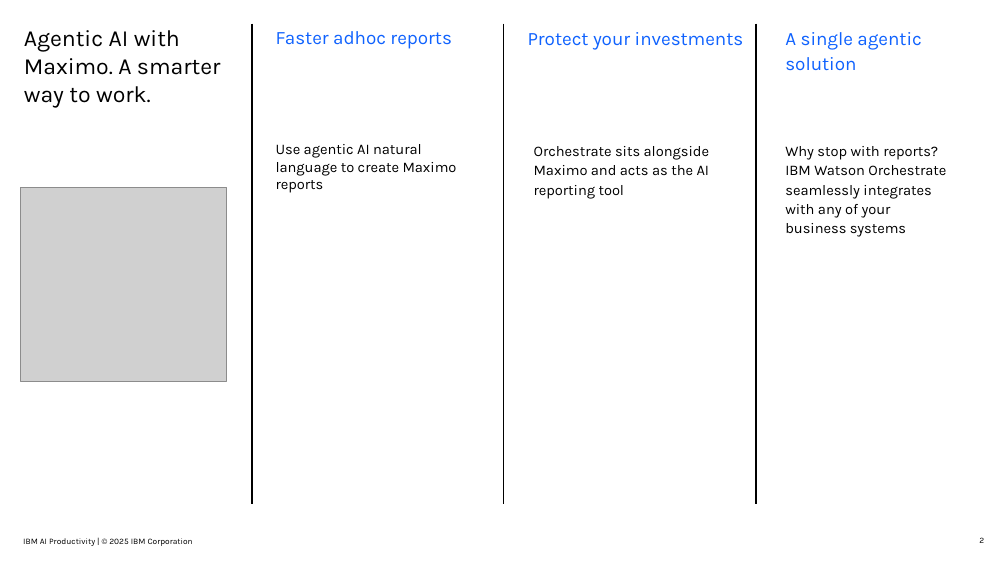
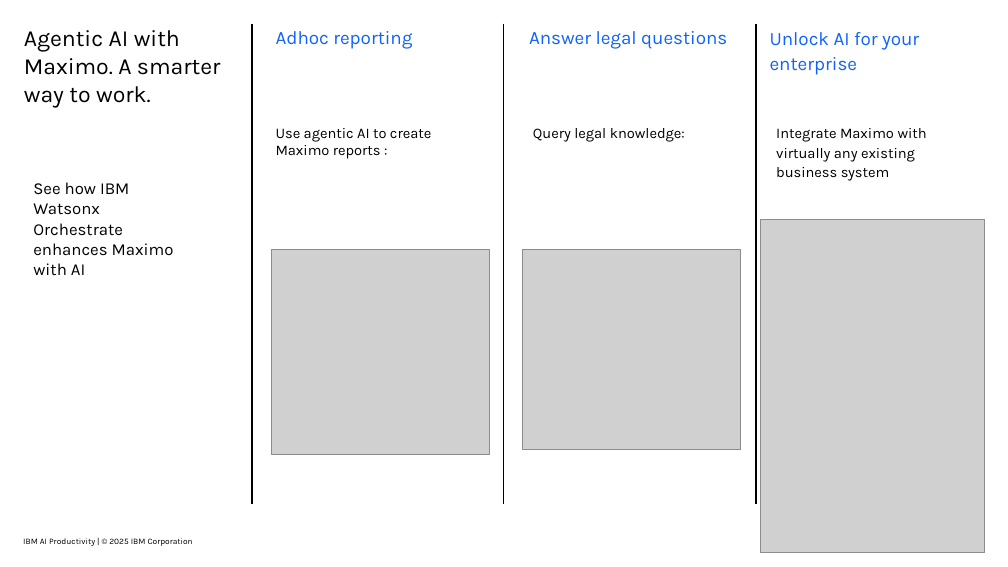
Before and after one commit to ncrowther/wxo-maximo, a slide deck: slide 2 of docs/MaximoWxo.pptx. Drawn at 1008x567 pixels with LibreOffice and Linux fonts; fonts in the diff are those of the drawing; grey boxes stand for pictures. Boxes give left, top, right and bottom in pixels: in the first picture for what was removed or moved away, otherwise in the second. Text is boxed around its words. In the diff, an @@ line names an element or a change of style, - is before the commit and + after.

```diff
--- a/docs/MaximoWxo.pptx
+++ b/docs/MaximoWxo.pptx
@@ text at (276,31,412,49): text changed @@
-Faster adhoc reports
+Adhoc reporting
@@ text added at (529,31,727,49), 13.5 pt, text #0F62FE @@
+Answer legal questions
@@ text at (770,32,919,75): text changed @@
-Protect your investments
+Unlock AI for your enterprise
@@ text removed at (785,32,921,71) @@
-A single agentic solution
@@ text at (276,128,431,159): text changed @@
-Use agentic AI natural language to create Maximo reports
+Use agentic AI to create Maximo reports :
@@ text added at (533,128,685,142), 10.5 pt, text #000000 @@
+Query legal knowledge:
@@ text at (776,128,927,181): text changed @@
-Orchestrate sits alongside Maximo and acts as the AI reporting tool
+Integrate Maximo with virtually any existing business system
@@ text removed at (785,146,946,237) @@
-Why stop with reports? IBM Watson Orchestrate seamlessly integrates with any of your business systems
@@ text added at (33,182,174,275), 12 pt, text #000000 @@
+See how IBM Watsonx Orchestrate enhances Maximo with AI
@@ picture added at (760,220,985,552) @@
@@ picture: place and size @@
-picture at (21,187,227,381)
+picture at (271,250,489,456)
@@ picture added at (522,250,741,450) @@
```
Also in this commit, not shown: 6 other slides changed, 7 other files.
